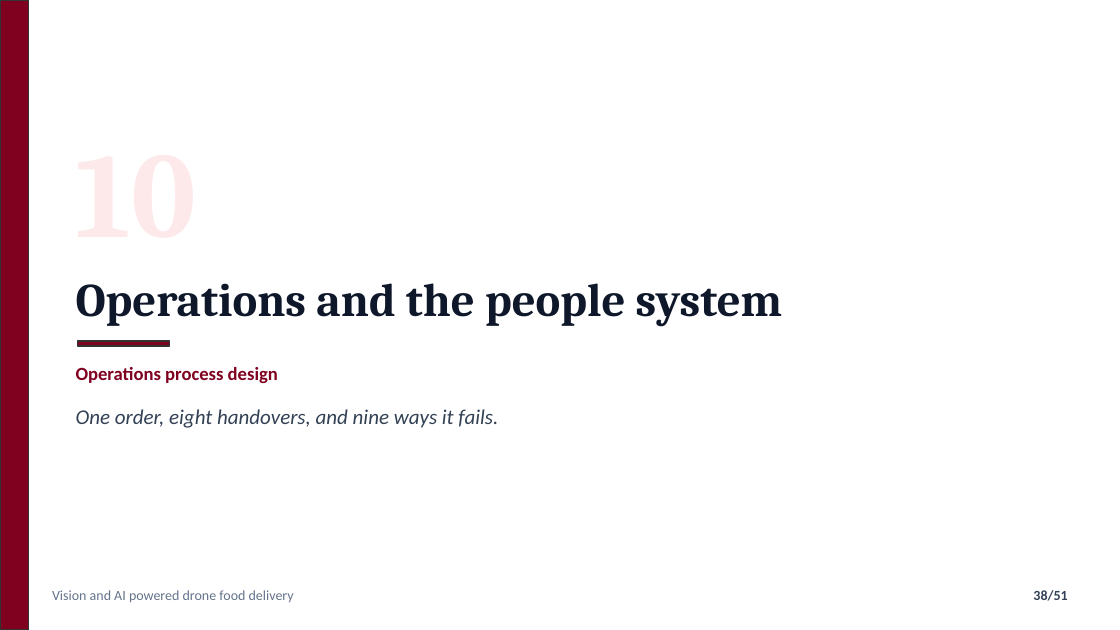
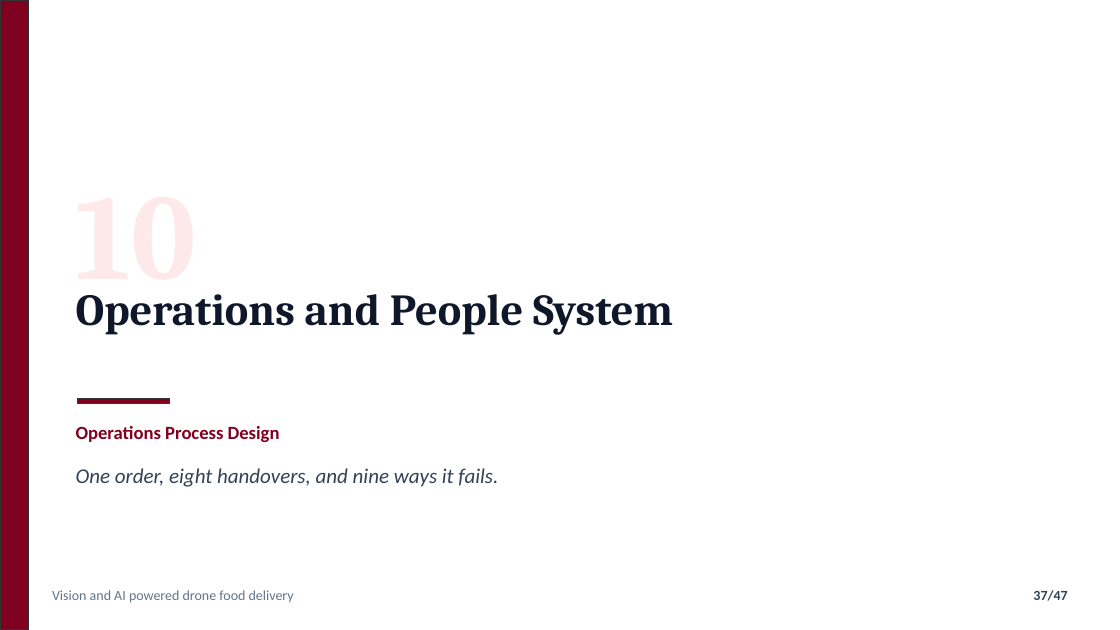
Before and after one commit to nafiskabbo/presentation-hum, a slide deck: slide 37 of output/AeroSetu_Group_Presentation-v1.pptx (slide 38 before the commit). Drawn at 1120x630 pixels with LibreOffice and Linux fonts; fonts in the diff are those of the drawing. Boxes give left, top, right and bottom in pixels: in the first picture for what was removed or moved away, otherwise in the second. Text is boxed around its words. In the diff, an @@ line names an element or a change of style, - is before the commit and + after.

```diff
--- a/output/AeroSetu_Group_Presentation-v1.pptx
+++ b/output/AeroSetu_Group_Presentation-v1.pptx
@@ text at [76,294,673,335]: text changed; size 40 to 38 pt @@
-Operations and the people system
+Operations and People System
@@ text "Operations and People System" at [76,294,673,335]: vertical alignment middle to top @@
@@ text added at [76,295,196,305], 104 pt, text #FDE8EA, bold @@
+10
@@ rectangle: place and size @@
-rectangle at [77,341,170,346]
+rectangle at [77,398,170,403]
@@ text at [76,426,280,442]: text changed @@
-Operations process design
+Operations Process Design
@@ text "One order, eight handovers, and ...": place and size @@
-text "One order, eight handovers, and ..." at [76,409,498,428]
+text "One order, eight handovers, and ..." at [76,468,498,487]
@@ page number at [1033,590,1067,601]: text changed @@
-38/51
+37/47
```
Also in this commit, not shown: 44 other slides changed, 1 slide added, 5 slides removed, 3 other files.
